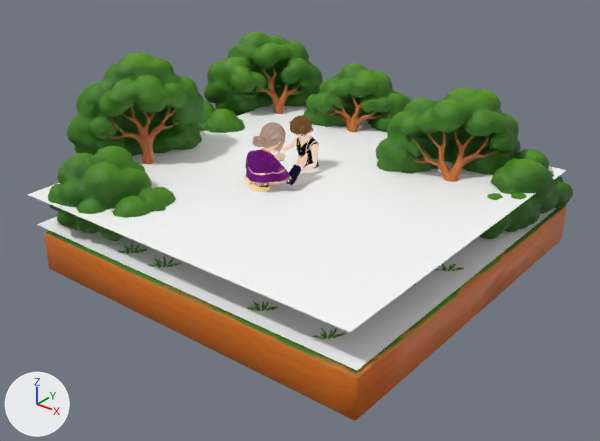
The glTF model assets/models/page10.glb as it was, and as the next commit left it.
The view is the same before and after, from a 50 mm camera at (4.77, -5.95, 3.0) aimed at (0.22, -0.26, -0.53). The axes (+X, +Y, +Z) are drawn at lower left. The lights are the same throughout. The picture after the commit comes second. Both versions are drawn at frame 24 of the action 'Scene'; the numbers are the values there. Vertices at exactly the same position are counted once.
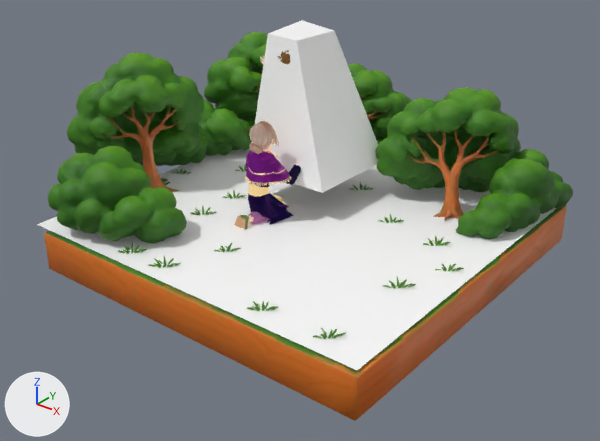
What changed in the scene script:
```text
Change me_char1:
    used by ob_char1; location = (0.001, 0.159, -0.974); scale = (0.00841, 0.00841, 0.00841)
    remove me_char1.from_pydata(...)  # 1893 vertices, 3997 faces; spans x -21.6..22.8, y -52.6..20.3, z 48.3..164.1
    add me_char1.from_pydata(...)  # 1893 vertices, 3997 faces; spans x -33.4..28.3, y -47.8..30.0, z 106.6..249.8
    me_char1 part 1: 1893 of 1893 vertices moved; they spanned x -21.6..22.8, y -52.6..20.3, z 48.3..164.1 and now span x -33.4..28.3, y -47.8..30.0, z 106.6..249.8; mean shift (-0.3, -6.4, 85.3)
Change me_char1_001:
    used by ob_char1_001; location = (0.0, -0.596, -1.136); rotation_euler = (0.0, 0.0, 3.036), in degrees (0, 0, 174); scale = (0.01, 0.01, 0.01)
    remove me_char1_001.from_pydata(...)  # 1943 vertices, 3999 faces; spans x -28.2..25.4, y -49.3..24.9, z 55.1..160.2
    add me_char1_001.from_pydata(...)  # 1943 vertices, 3999 faces; spans x -28.2..25.4, y -49.3..24.9, z 55.1..163.2
    me_char1_001 part 2: 355 of 1943 vertices moved; they spanned x -11.1..11.4, y -31.6..1.2, z 129.2..160.2 and now span x -10.6..11.9, y -21.2..5.6, z 129.4..163.2; mean shift (0.4, 8.1, 2.3); largest move (3.0, -25.7, 157.6) -> (3.9, -2.9, 162.6)
Add me_cube:
    me_cube.from_pydata([(-1.0, -1.0, -1.0), (-0.56, -0.8, 0.52), (-1.0, 1.0, -1.0), (-0.59, 0.19, 0.56), (1.0, -1.0, -1.0), (0.11, -0.74, 0.5), (1.0, 1.0, -1.0), (0.15, 0.31, 0.49)], [], [(0, 1, 3), (0, 3, 2), (2, 3, 7), (2, 7, 6), (6, 7, 5), (6, 5, 4), (4, 5, 1), (4, 1, 0), (2, 6, 4), (2, 4, 0), (7, 3, 1), (7, 1, 5)])
    me_cube.materials.append(mat_material_002)  # white #ffffff
Remove ob_plane_001:
    ob_plane_001 = bpy.data.objects.new('Plane.001', me_plane_001)
    ob_plane_001.location = (0.248, -0.213, -0.131)
    ob_plane_001.rotation_euler = (0.00164, 0.0, 0.0)  # degrees (0.1, 0, 0)
    ob_plane_001.scale = (1.83, 1.83, 1.83)
Add ob_cube:
    ob_cube = bpy.data.objects.new('Cube', me_cube)
    ob_cube.location = (0.049, 0.224, 0.75)
    ob_cube.scale = (0.464, 0.518, 0.892)
```

Location of each change, [x1, y1, x2, y2] in pixels of the pictures (600 x 441 px; the box of a moved part takes in the faces that stretch with it):
'Plane.001', deleted: before [28, 104, 566, 332]
'Cube', added: after [252, 20, 379, 193]
'char1.001', reshaped: before [245, 122, 308, 192]; after [234, 121, 301, 230]
'char1', reshaped (mostly hidden afterwards): before [281, 115, 319, 172]; after [260, 50, 291, 66]
part 2 of me_char1_001, moved or reshaped: before [252, 122, 286, 159]; after [249, 121, 279, 159]
'Plane.003', unchanged, uncovered by the edit: before [37, 208, 557, 370]; after [37, 149, 557, 370]
